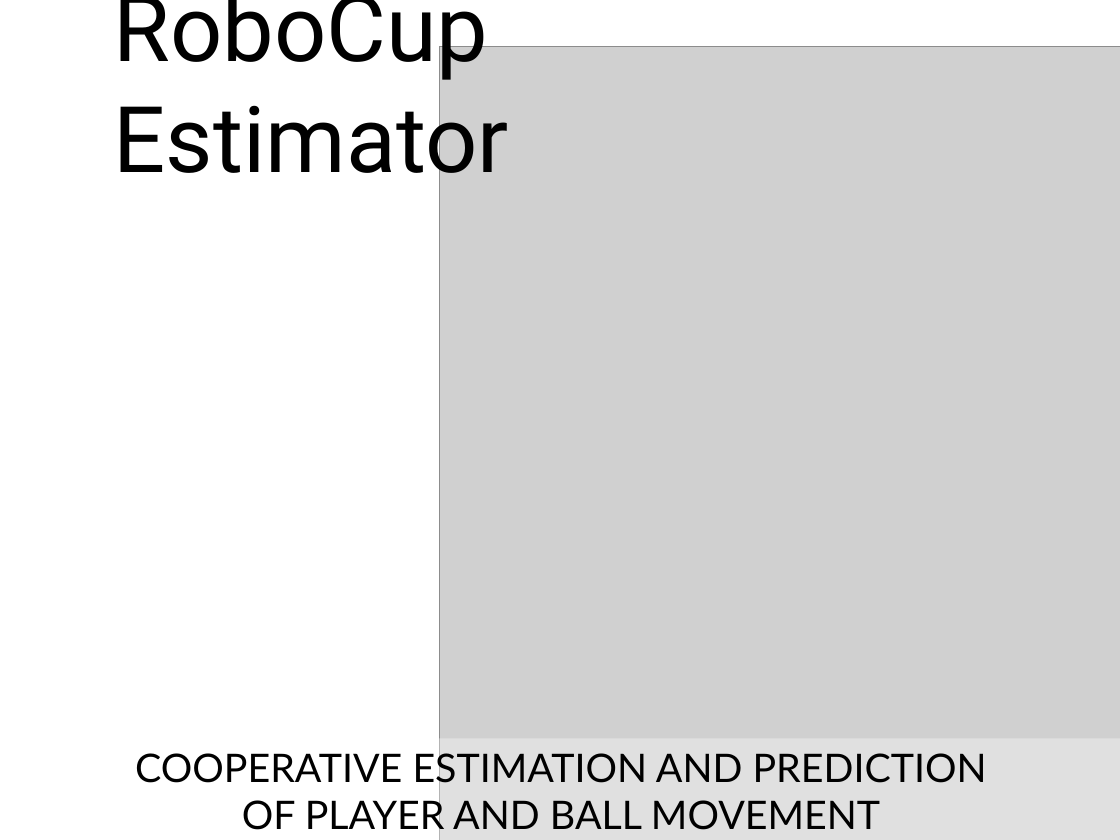
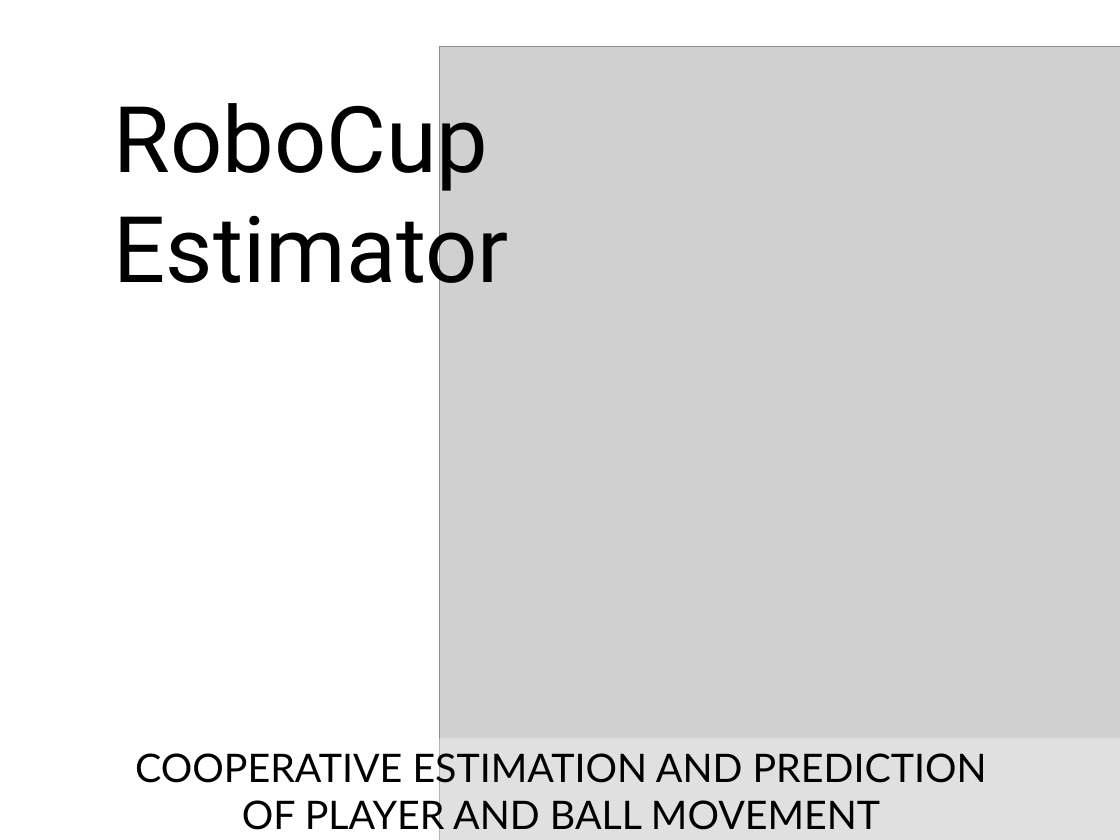
Before and after one commit to bskp/RoboCup-Estimator, a slide deck: slide 1 of Presentation/RobocupEstimatorPresentation.ppt. Drawn at 1120x840 pixels with LibreOffice and Linux fonts; fonts in the diff are those of the drawing; grey boxes stand for pictures. Boxes give left, top, right and bottom in pixels: in the first picture for what was removed or moved away, otherwise in the second. Text is boxed around its words. In the diff, an @@ line names an element or a change of style, - is before the commit and + after.

```diff
--- a/Presentation/RobocupEstimatorPresentation.ppt
+++ b/Presentation/RobocupEstimatorPresentation.ppt
@@ title "RoboCup Estimator" rewrapped from [114, 0, 509, 193] to [114, 88, 509, 303] @@
```
Also in this commit, not shown: 6 other slides changed, 1 slide added, 1 other file.
